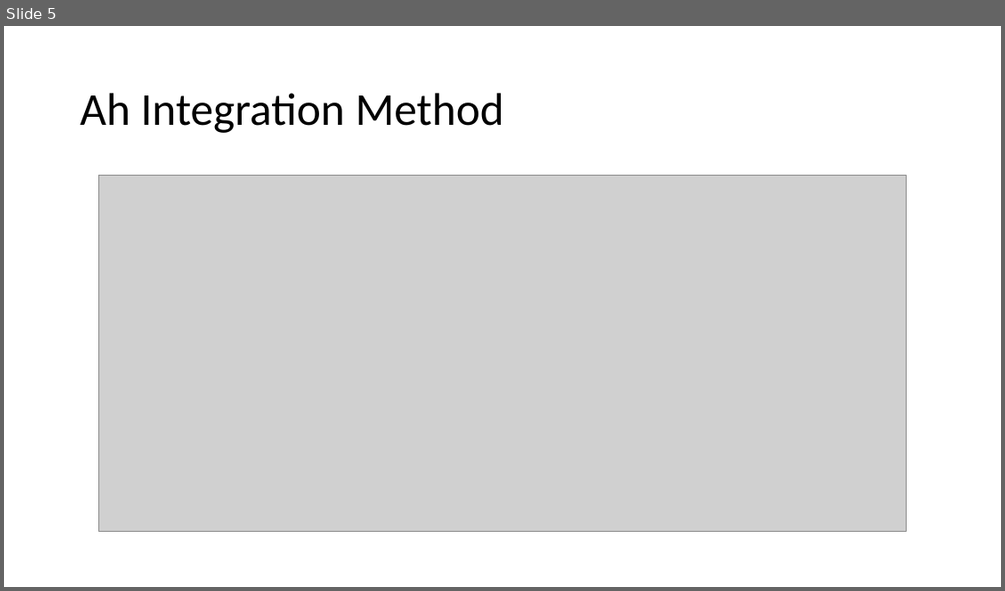
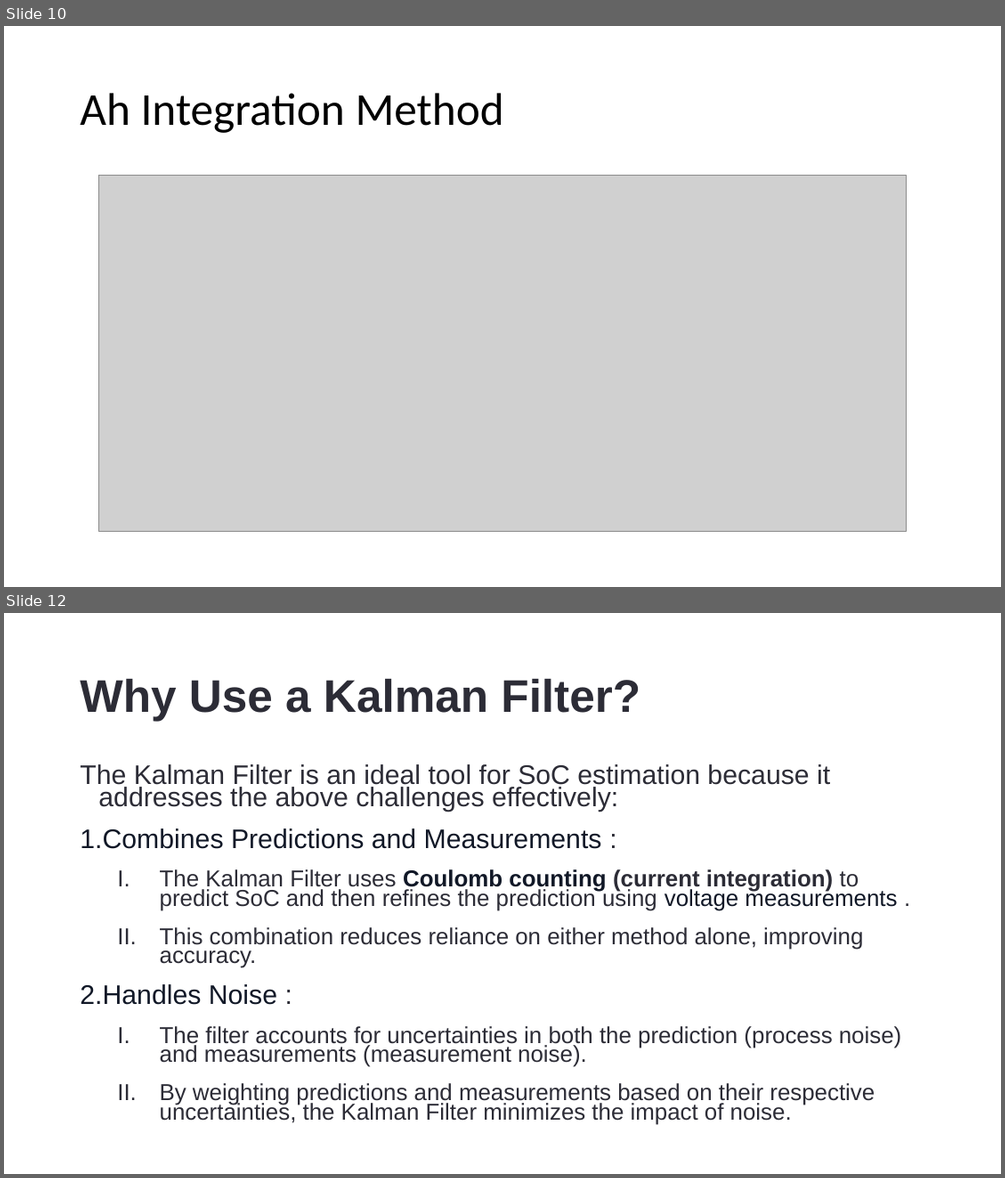
Before and after one commit to DrHammerhead/SoC-estimation, a slide deck: SoC Estimation.pptx. Shown one above the other, each under a label of ours: slide 5 before the commit, slides 10 and 12 after it; the slides between them are not shown. The pictures are 1005x591 and 1005x1178 pixels, drawn with LibreOffice and Linux fonts; fonts in the diff are those of the drawing; grey boxes stand for pictures. Boxes give left, top, right and bottom in pixels: in the first picture for what was removed or moved away, otherwise in the second. Text is boxed around its words. In the diff, an @@ line names an element or a change of style, - is before the commit and + after.

```diff
--- a/SoC Estimation.pptx
+++ b/SoC Estimation.pptx
@@ slide 12 added at [4,613,1001,1174], background #FFFFFF @@
@@ title added at [80,679,640,721], 44 pt, text #2C2C36, bold @@
+Why Use a Kalman Filter?
@@ text added at [80,764,901,1125], 22.2 pt, text #2C2C36 @@
+The Kalman Filter is an ideal tool for SoC estimation because it addresses the above challenges effectively:
+1. Combines Predictions and Measurements :
+  I. The Kalman Filter uses Coulomb counting (current integration) to predict SoC and then refines the prediction using voltage measurements .
+  II. This combination reduces reliance on either method alone, improving accuracy.
+2. Handles Noise :
+  I. The filter accounts for uncertainties in both the prediction (process noise) and measurements (measurement noise).
+  II. By weighting predictions and measurements based on their respective uncertainties, the Kalman Filter minimizes the impact of noise.
@@ what was slide 5 is now slide 10 @@
```
Also in this commit, not shown: 9 other slides added, 1 slide removed.
